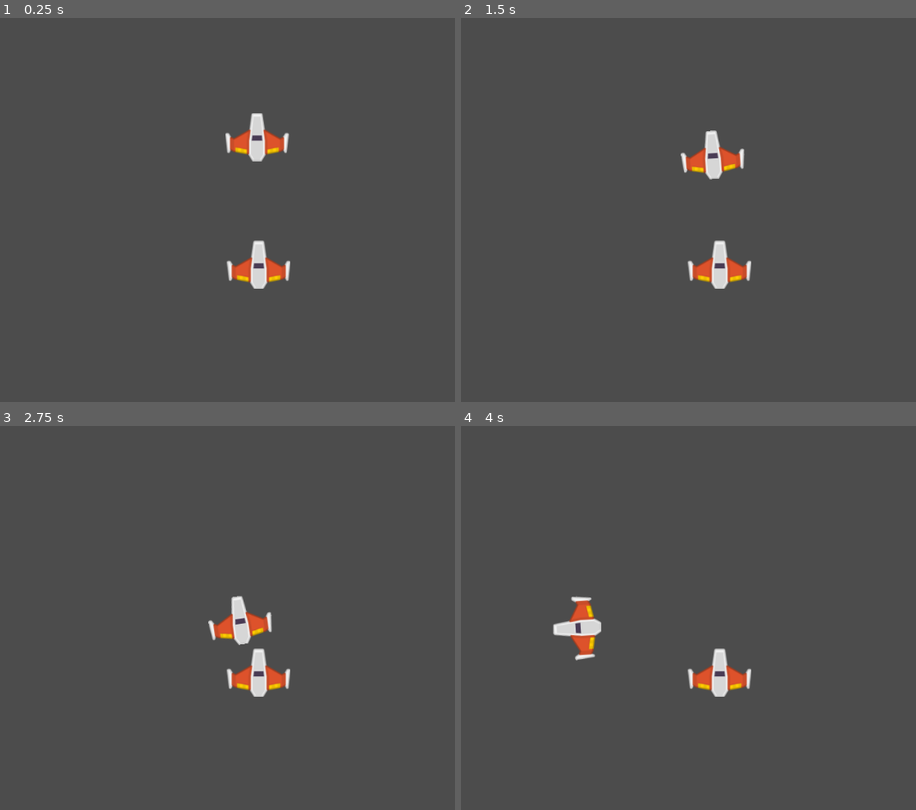
Above: before the commit, frames 1-4 (two rows, left to right).
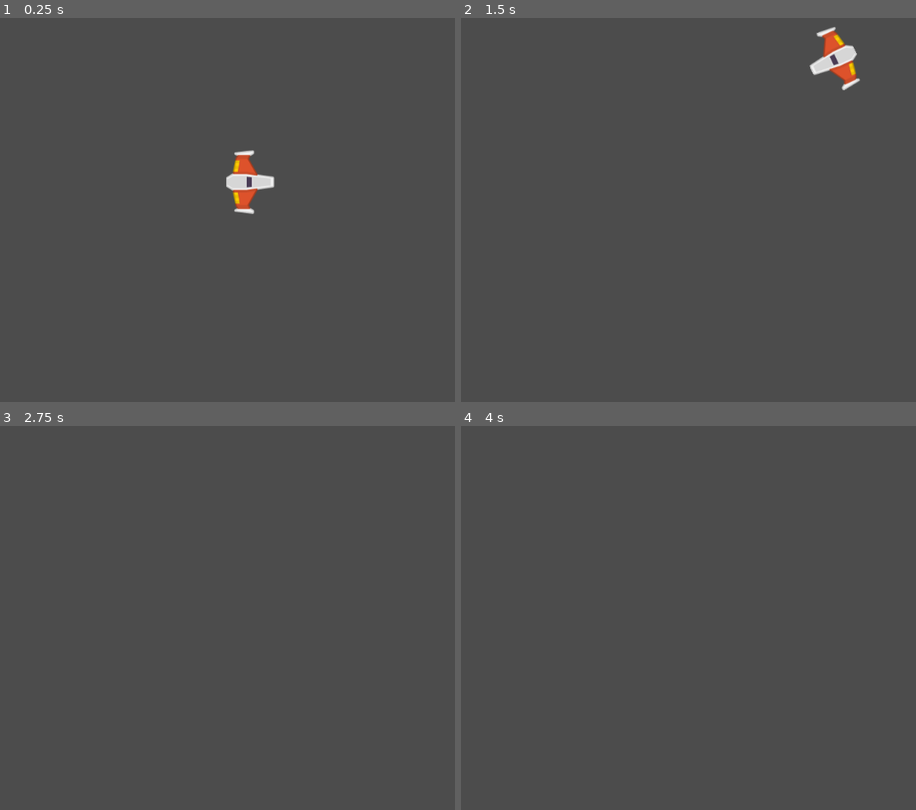
Above: after the commit, the same moments.

Repository: 07Facundo/Juego_Meteoritos
Game: Godot game, scene res://Juego/Niveles/NivelTest.tscn
Same seed, same stepped clock (60 frames per second), same inputs: the game is played once before the commit and once after it.
Inputs:
- Up to frame 1 (0.25 s): no input
- Up to frame 2 (1.5 s): hold W (mover_adelante, bound only after the commit) 0.53-1.28 s; hold A (rotar_antihorario, bound only after the commit) 0.53-1.28 s; tap D (rotar_horario, bound only after the commit) at 0.8, 1.35 s; hold S (mover_atras, bound only after the commit) from 1.28 s (still down)
- Up to frame 3 (2.75 s): tap A (rotar_antihorario, bound only after the commit) at 1.55 s; release S (mover_atras, bound only after the commit) at 2.03 s; hold W (mover_adelante, bound only after the commit) from 2.03 s (still down); hold A (rotar_antihorario, bound only after the commit) from 2.03 s (still down); tap D (rotar_horario, bound only after the commit) at 2.3 s
- Up to frame 4 (4 s): release A (rotar_antihorario, bound only after the commit) at 2.78 s; tap D (rotar_horario, bound only after the commit) at 2.85, 3.8 s; tap A (rotar_antihorario, bound only after the commit) at 3.05 s; release W (mover_adelante, bound only after the commit) at 3.53 s; hold S (mover_atras, bound only after the commit) from 3.53 s (still down); hold A (rotar_antihorario, bound only after the commit) from 3.53 s (still down)

The runs differ from the first frame. In frame 1, 2.6% of the frame differs, in the area x 49-64%, y 24-71%; in frame 2, 2.7%, in the area x 48-88%, y 2-71%; in frame 3, 1.8%; in frame 4, 1.8%.

Commit message:
Ajustes de propiedades y código.

Diff:
--- a/Juego/Naves/Player/MaterialFisico.tres
+++ b/Juego/Naves/Player/MaterialFisico.tres
@@ -1,4 +1,5 @@
 [gd_resource type="PhysicsMaterial" format=2]
 
 [resource]
+friction = 0.0
 bounce = 50.0
--- /dev/null
+++ b/Juego/Naves/Player/Player.gd
@@ -0,0 +1,38 @@
+extends RigidBody2D
+
+export var potencia_motor: int = 20
+export var potencia_rotacion: int = 280
+
+var empuje: Vector2 = Vector2.ZERO
+var dir_rotacion:int = 0
+
+# Called when the node enters the scene tree for the first time.
+func _ready() -> void:
+	pass # Replace with function body.
+
+
+# warning-ignore:unused_argument
+func _integrate_forces(state: Physics2DDirectBodyState) -> void:
+	apply_central_impulse(empuje.rotated(rotation))
+	apply_torque_impulse(dir_rotacion * potencia_rotacion)
+
+
+# warning-ignore:unused_argument
+func _process(delta: float) -> void:
+	player_input()
+
+
+
+func player_input() -> void:
+#	Empuje
+	empuje = Vector2.ZERO
+	if Input.is_action_pressed("mover_adelante"):
+		empuje= Vector2(potencia_motor, 0)
+	elif Input.is_action_pressed("mover_atras"):
+		empuje = Vector2(-potencia_motor, 0)
+#	Rotacion
+	dir_rotacion = 0
+	if Input.is_action_pressed("rotar_antihorario"):
+		dir_rotacion -= 1
+	elif Input.is_action_pressed("rotar_horario"):
+		dir_rotacion += 1
--- a/Juego/Naves/Player/Player.tscn
+++ b/Juego/Naves/Player/Player.tscn
@@ -1,7 +1,8 @@
-[gd_scene load_steps=4 format=2]
+[gd_scene load_steps=5 format=2]
 
 [ext_resource path="res://Juego/Naves/Player/player_orange.png" type="Texture" id=1]
 [ext_resource path="res://Juego/Naves/Player/MaterialFisico.tres" type="PhysicsMaterial" id=2]
+[ext_resource path="res://Juego/Naves/Player/Player.gd" type="Script" id=3]
 
 [sub_resource type="CircleShape2D" id=1]
 radius = 36.8241
@@ -10,13 +11,19 @@
 physics_material_override = ExtResource( 2 )
 gravity_scale = 0.0
 can_sleep = false
+linear_damp = 1.0
+angular_damp = 4.0
+script = ExtResource( 3 )
 __meta__ = {
 "_edit_group_": true
 }
 
 [node name="Sprite" type="Sprite" parent="."]
+rotation = 1.57079
 texture = ExtResource( 1 )
 
 [node name="CollisionShape2D" type="CollisionShape2D" parent="."]
 position = Vector2( 0, 1.32433 )
 shape = SubResource( 1 )
+
+[node name="Camera2D" type="Camera2D" parent="."]
--- a/Juego/Niveles/NivelTest.tscn
+++ b/Juego/Niveles/NivelTest.tscn
@@ -5,10 +5,4 @@
 [node name="NivelTest" type="Node2D"]
 
 [node name="Player" parent="." instance=ExtResource( 1 )]
-position = Vector2( 483.212, 177.534 )
-gravity_scale = 3.0
-
-[node name="Player2" parent="." instance=ExtResource( 1 )]
-position = Vector2( 485.882, 385.769 )
-mode = 1
-gravity_scale = 0.0
+position = Vector2( 472.533, 256.289 )
--- a/project.godot
+++ b/project.godot
@@ -19,6 +19,33 @@
 run/main_scene="res://Juego/Niveles/NivelTest.tscn"
 config/icon="res://icon.png"
 
+[input]
+
+mover_adelante={
+"deadzone": 0.5,
+"events": [ Object(InputEventKey,"resource_local_to_scene":false,"resource_name":"","device":0,"alt":false,"shift":false,"control":false,"meta":false,"command":false,"pressed":false,"scancode":87,"unicode":0,"echo":false,"script":null)
+, Object(InputEventKey,"resource_local_to_scene":false,"resource_name":"","device":0,"alt":false,"shift":false,"control":false,"meta":false,"command":false,"pressed":false,"scancode":16777232,"unicode":0,"echo":false,"script":null)
+ ]
+}
+mover_atras={
+"deadzone": 0.5,
+"events": [ Object(InputEventKey,"resource_local_to_scene":false,"resource_name":"","device":0,"alt":false,"shift":false,"control":false,"meta":false,"command":false,"pressed":false,"scancode":83,"unicode":0,"echo":false,"script":null)
+, Object(InputEventKey,"resource_local_to_scene":false,"resource_name":"","device":0,"alt":false,"shift":false,"control":false,"meta":false,"command":false,"pressed":false,"scancode":16777234,"unicode":0,"echo":false,"script":null)
+ ]
+}
+rotar_horario={
+"deadzone": 0.5,
+"events": [ Object(InputEventKey,"resource_local_to_scene":false,"resource_name":"","device":0,"alt":false,"shift":false,"control":false,"meta":false,"command":false,"pressed":false,"scancode":68,"unicode":0,"echo":false,"script":null)
+, Object(InputEventKey,"resource_local_to_scene":false,"resource_name":"","device":0,"alt":false,"shift":false,"control":false,"meta":false,"command":false,"pressed":false,"scancode":16777233,"unicode":0,"echo":false,"script":null)
+ ]
+}
+rotar_antihorario={
+"deadzone": 0.5,
+"events": [ Object(InputEventKey,"resource_local_to_scene":false,"resource_name":"","device":0,"alt":false,"shift":false,"control":false,"meta":false,"command":false,"pressed":false,"scancode":65,"unicode":0,"echo":false,"script":null)
+, Object(InputEventKey,"resource_local_to_scene":false,"resource_name":"","device":0,"alt":false,"shift":false,"control":false,"meta":false,"command":false,"pressed":false,"scancode":16777231,"unicode":0,"echo":false,"script":null)
+ ]
+}
+
 [rendering]
 
 environment/default_environment="res://default_env.tres"
